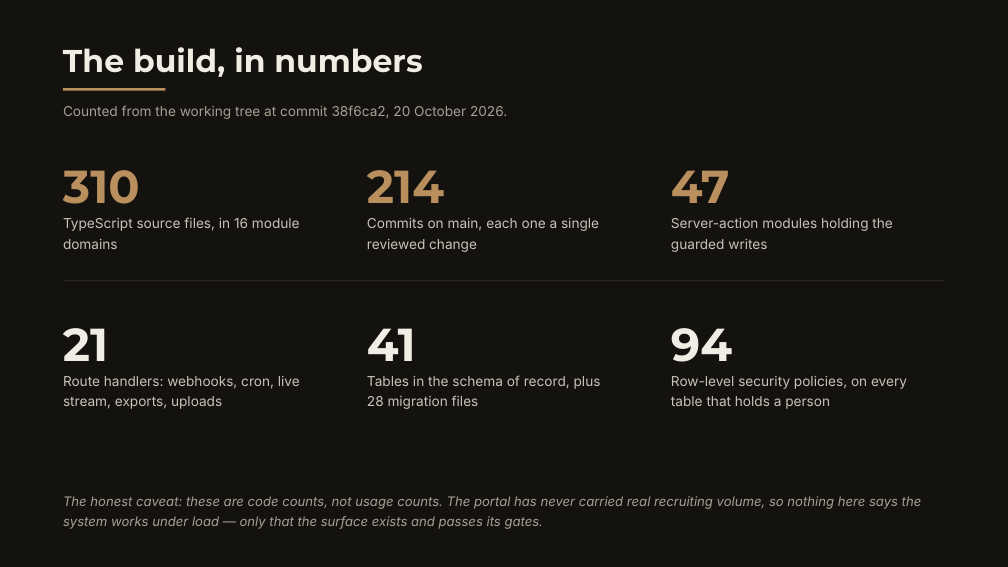
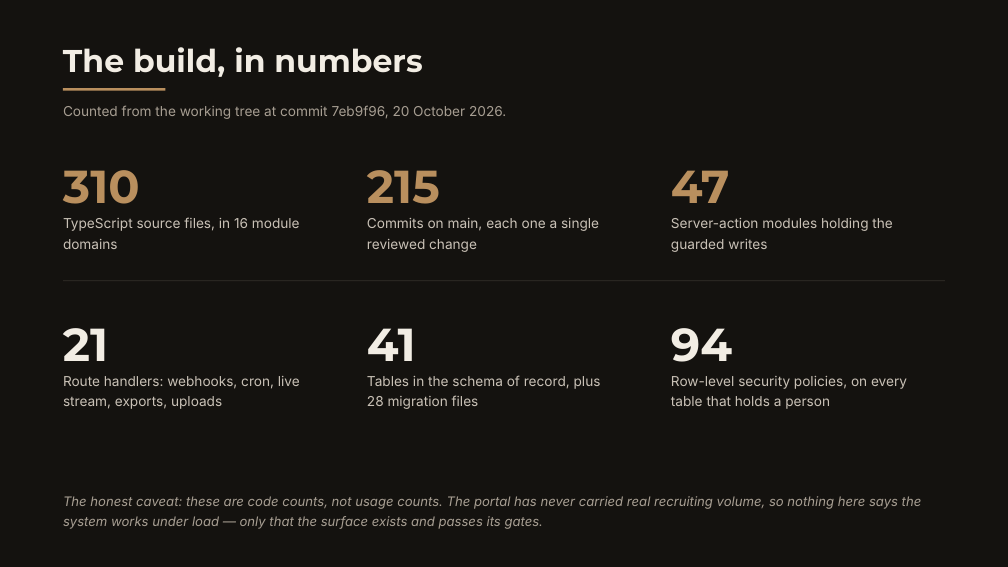
Before and after one commit to MahmoudMuslim/sharmdreamsgroup_recruitment, a slide deck: slide 3 of docs/Talent-Cloud-status-2026-10-20.pptx. Drawn at 1008x567 pixels with LibreOffice and Linux fonts; fonts in the diff are those of the drawing. Boxes give left, top, right and bottom in pixels: in the first picture for what was removed or moved away, otherwise in the second. Text is boxed around its words. In the diff, an @@ line names an element or a change of style, - is before the commit and + after.

Commit message:
docs(status): correct four figures that did not survive their own verification
Writing the report meant re-deriving every number, which found mistakes in
the deck I had just committed and in the report's first draft:

- The task ledger holds 320 closed tasks, not 321, against 47 open.
- A bare grep for ".from(" returns 499 lines, but 29 of those are
  Buffer/Array/Object.from. The figure that sizes the PostgREST decision is
  444 table reads across 65 files, plus 26 that name a bucket or table by
  variable.
- Assessment links stopped carrying a hard-coded deploy host in #313; the
  migration slide still described the old state.
- The Settings -> Languages gap is narrower than first written, and worse:
  the storage (app_settings rows keyed i18n.<locale>), the reader that
  already runs in layout, and the AI routing chain all exist. Only the
  console and its writer are missing, so #376 is now one page and one
  action rather than a feature build.

Both artifacts carry the same corrected basis so neither can be cited for a
stale number.

```diff
--- a/docs/Talent-Cloud-status-2026-10-20.pptx
+++ b/docs/Talent-Cloud-status-2026-10-20.pptx
@@ text at [63, 105, 506, 119]: text changed @@
-Counted from the working tree at commit 38f6ca2, 20 October 2026.
+Counted from the working tree at commit 7eb9f96, 20 October 2026.
@@ text at [367, 170, 440, 204]: text changed @@
-214
+215
```
Also in this commit, not shown: 6 other slides changed, 1 other file.
